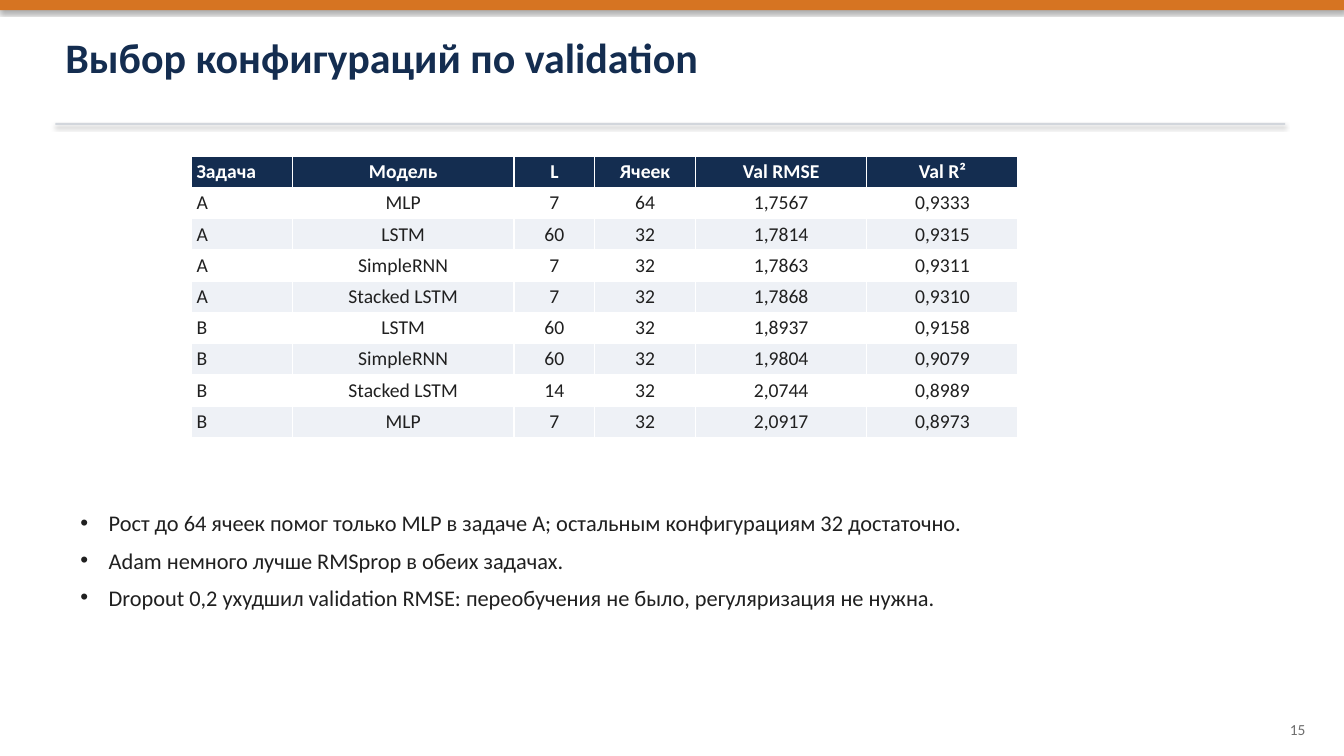
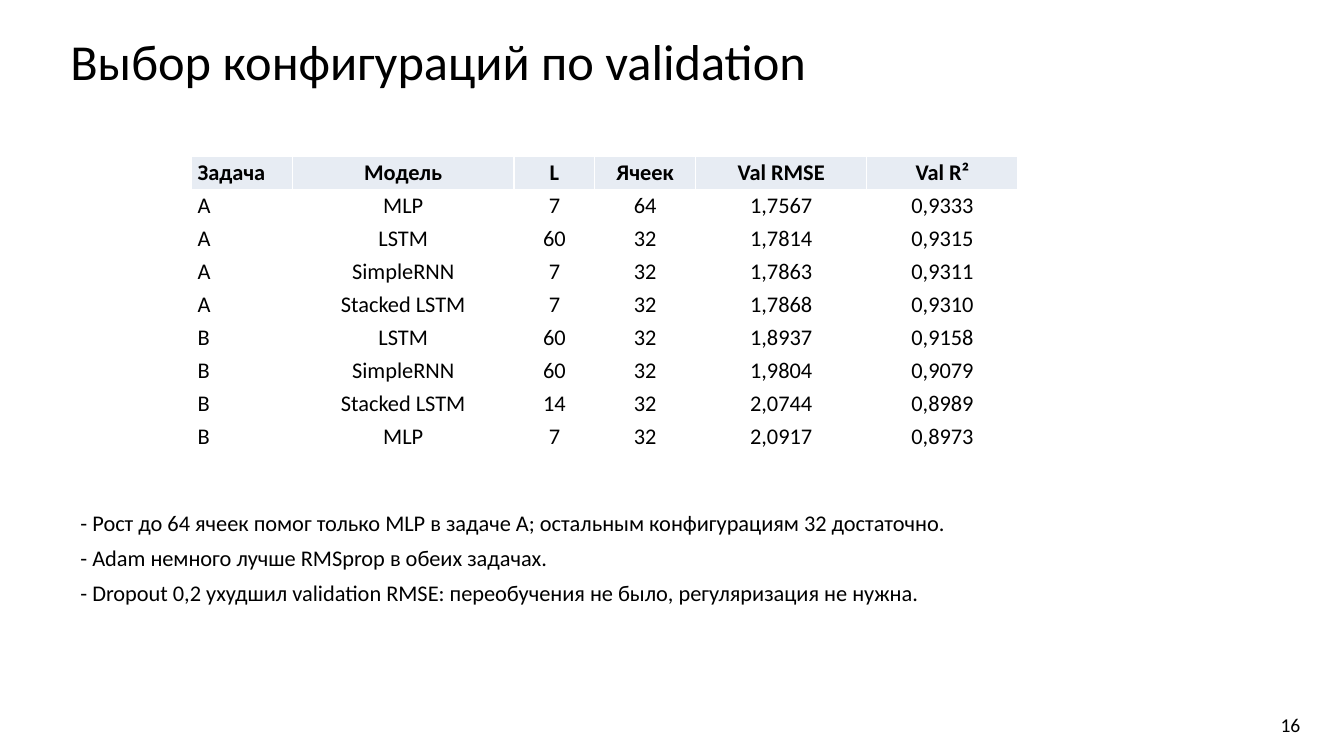
Before and after one commit to bigflyy/nn-uni, a slide deck: slide 16 of labs/lab2/nn-lab-2.pptx. Drawn at 1344x756 pixels with LibreOffice and Linux fonts; fonts in the diff are those of the drawing. Boxes give left, top, right and bottom in pixels: in the first picture for what was removed or moved away, otherwise in the second. Text is boxed around its words. In the diff, an @@ line names an element or a change of style, - is before the commit and + after.

```diff
--- a/labs/lab2/nn-lab-2.pptx
+++ b/labs/lab2/nn-lab-2.pptx
@@ rectangle removed at [0,0,1344,10] @@
@@ text "Выбор конфигураций по validation" at [70,45,805,89]: size 30 to 36 pt, text colour #142D50 to #000000, bold off @@
@@ rectangle removed at [55,123,1286,125] @@
@@ table at [192,156,1018,453] @@
@@ fill #142D50 to #E7ECF3 in row 1 @@
@@ fill #EEF1F6 to #FFFFFF in 24 cells @@
@@ size 14 to 16 pt @@
@@ text colour #FFFFFF to #000000 in "Задача", "Модель", "L", "Ячеек" and 2 more places @@
@@ text colour #202020 to #000000 in "A", "MLP", "7", "64" and 44 more places @@
@@ text at [92,516,945,605]: text changed; text colour #202020 to #000000 @@
-• Рост до 64 ячеек помог только MLP в задаче A; остальным конфигурациям 32 достаточно.
-• Adam немного лучше RMSprop в обеих задачах.
-• Dropout 0,2 ухудшил validation RMSE: переобучения не было, регуляризация не нужна.
+- Рост до 64 ячеек помог только MLP в задаче A; остальным конфигурациям 32 достаточно.
+- Adam немного лучше RMSprop в обеих задачах.
+- Dropout 0,2 ухудшил validation RMSE: переобучения не было, регуляризация не нужна.
@@ text at [1281,718,1301,732]: text changed; size 11 to 14 pt; text colour #6E6E6E to #000000 @@
-15
+16
```
Also in this commit, not shown: 20 other slides changed, 1 other file.
